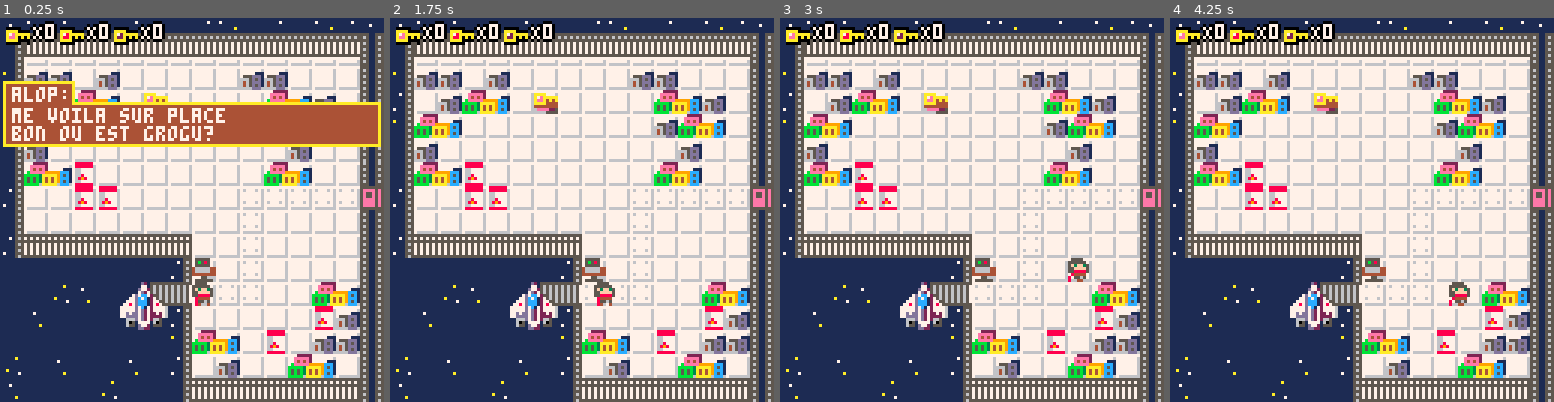
Above: before the commit, frames 1-4 (left to right).
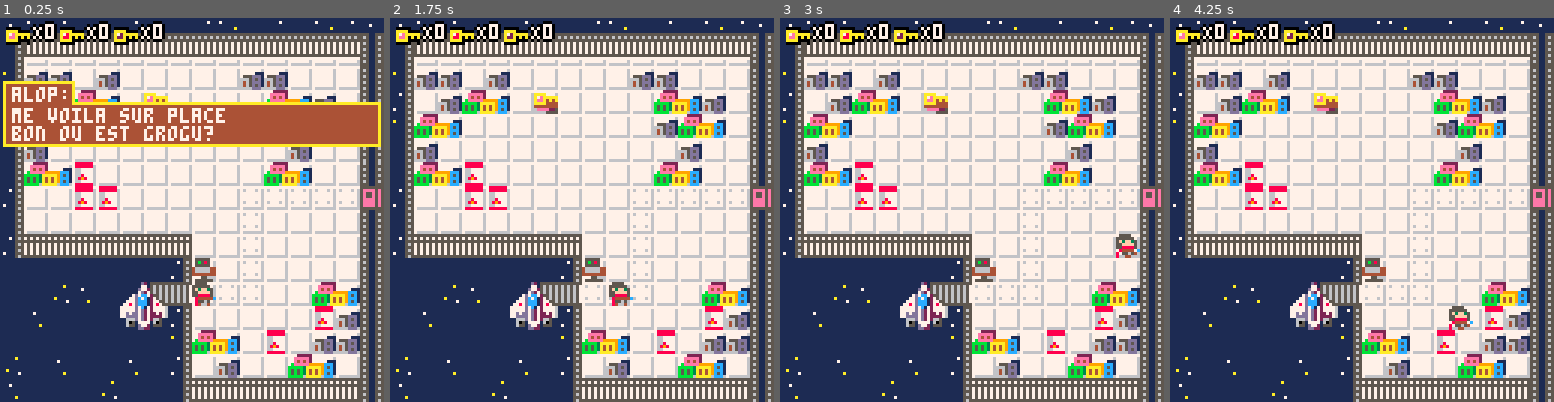
Above: after the commit, the same moments.

Repository: adatechschool/projet-collectif---pico-8-alop-s-crew
Game: PICO-8 cartridge the alop_s adventure.p8
The game is run twice, just before and just after one commit, with the same random seed, the same clock (stepped at 60 frames per second) and the same inputs.
Inputs:
- Up to frame 1 (0.25 s): no input
- Up to frame 2 (1.75 s): tap X (X key) at 0.33, 1.07 s; hold Right from 1.6 s (still down)
- Up to frame 3 (3 s): tap X (X key) at 1.85, 2.97 s; release Right at 2.1 s; hold Up 2.15-2.42 s; hold Right from 2.47 s (still down)
- Up to frame 4 (4.25 s): release Right at 3.03 s; hold Left 3.08-3.58 s; hold Down 3.63-3.97 s; hold Right from 4.02 s (still down); tap X (X key) at 4.08 s

The runs differ from the first frame. In frame 1, less than 0.1% of the frame differs, in the area x 54-57%, y 72-74%; in frame 2, 0.5%; in frame 3, 0.5%, in the area x 75-94%, y 56-69%; in frame 4, 0.5%.

Commit message:
map finish

Diff:
--- a/the alop_s adventure.p8
+++ b/the alop_s adventure.p8
@@ -12,7 +12,7 @@
 	"me voila sur place\nbon ou est grogu?")
 end
 
-function _update()
+function _update60()
 	if not messages[1] then
 		player_movement()
 	end
@@ -384,49 +384,49 @@
 
 
 __gff__
-0000000301010500000101000111000000010101010101010101010101010101004100000100000000000001000000000001010101000100000000000000000101010101010101010101010101010101000000000000000000000000000000000000000000000000000000000000000001010101010109012101000000000000
+0000000301010500000101000111000000010101010101010101010101010101004100000100000000000001000000000001010101000100000000000000000101010101010101010101010101010101000000000000010101000101000101000000000000010101010101010101010001010101010109012101000000000000
 0000000000000000000000000000000000000000000000000000000000000000000000000000000000000000000000000000000000000000000000000000000000000000000000000000000000000000000000000000000000000000000000000000000000000000000000000000000000000000000000000000000000000000
 __map__
 1c12131412131414131214131412130c0c13121412141213141214131214120c0c13121412141213141412141314120c0c1412131214121413141312141214131412141314131213141314131214130c0c12141312141313121413121412130c0c12141312131314121314131214140c1314121314121412131414131214131d
 17020202020202020202020202020209090202020202020202020202020202090902020202020202020202020202020a09020202020202020202020202020202020202020202020202020202020202090a0202020202020202020202020202090902020202020202020202020202020909020202020202020202020202020219
-1536360136010101010136360101010a090101010101010101010101010101090901010101010101010101010101010a09010101010101010101010101010101010101010101010101010101010101090a010101010101010101010101010109090101010101010101010101010101090901010101010101010101010101011a
-1601363334010301010101333436010a090174750174750101313201113101090901010101010101010101010101010a09010101010101010101010101010101010101010101010101010101010101090a010101010101010101010101010109090101010101010101010101010101090901010101010101010101010101011a
-1533340101010101010101363334010a090101010101010101010101010101090901010101010101010101010101010a0a010101010101010101010101010101010101010101010101010101010101090a0101010101010101010101010101090901010101010101010101010101010909010101010101010101010101010118
-1736010101010101010101013601010a090131324011320101113201747501090901010101010101010101010101010a0a010101017801010101010101010101010101010101010101010101010101090a0101010101010101010101780101090901010101010101010101010101010909010101010101010101010101010119
-17333424010101010101013334010109090101010101010176030101010101090901010101010101010101760101010a09010101010101010101010101010101010101010101010101010101010101090a010101010101010101010101010109090101010101010101010101010101090901010101010101010101010101011a
-160101242401010101010707070707060707070707070707070707070707070d0707070707070707070707070742070d0707070707070707070707070707070707070707070707070707070707070721070707070707070707070707074c07210707070707070707070707070707070707070707070707070707070707400119
-1701010101010101010107010101010a090101010101010101010101010101090901010101010101010101010101010a090101010101010101010101010101010101010101010101010101010101010909010101010101010101010101010109090101010101010101010101010101090901010101010101010101010101011a
-161b1b1b1b1b1b1b010107010101010a090132110132320101747501321101090901010101010101010101010101010a0901010101010101010101010101010101010101010101010101010101010109090101010101010101010101010101090901010101010101010101010101010909010101010101010101010101010119
-7171717171717116310107010101010a090101010101014201010101010101090901010101010101010101010101010a0901010101010101010101010101010101010101010101010101010101010109090101010101010101010101010101090901010101010101010101010101010909010101010101010101010101010118
-71717072712a2b35070707010133340a090174750111320101321101747501090901010101010101010101010101010a090101010101010101010101010101010101010101010101010101010101010909010101010101010101010101010109090101010101010101010101010101090901010101010101010101010101011a
-71727171713a3b16010101010124360a090101010101010101010101010101090901010101010101010101010101010a0901010101010101010101010101010101010101010101010101010101010109090101010101010101010101010101090901010101010101010101010101010909010101010101010101010101010118
-7171717171717115333401240136360a090111320174750101323201321101090901010101010101010101010101010a0901010101010101010101010101010101010101010101010101010101010109090101010101010101010101010101090901010101010101010101010101010909010101010101010101010101010118
-7071727171727116013601013334010a090101010101010101010101010101090901010101010101010101010101010a0901010101010101010101010101010101010101010101010101010101010109090101010101010101010101010101090901010101010101010101010101010909010101010101010101010101010119
-72717171707171171b1b1b1b1b1b1b0a0a1b1b1b1b1b1b01011b1b1b1b1b1b09091b1b1b1b1b1b1b1b1b1b1b1b1b1b0a091b1b1b1b1b1b01011b1b1b1b1b1b1b1b1b1b1b1b1b1b01011b1b1b1b1b1b09091b1b1b1b1b1b1b1b1b1b1b1b1b1b09091b1b1b1b1b1b1b1b1b1b1b1b1b1b09091b1b1b1b1b1b1b1b1b1b1b1b1b1b1e
-0000000000000000000000000000000072727272727217010118707070707070000000000000000000000000000000001501010101010101010101010101010909010101010101010101010101010119000000000000000000000000000000007272707070707070707070707070707100000000000000000000000000000000
-000000000000000000000000000000007272161b1b1b1b01011b1b1b1b1b1970000000000000000000000000000000001701010101010101010101010101010909010101010101010101010101010118000000000000000000000000000000007272707070707070707070707070707100000000000000000000000000000000
-000000000000000000000000000000007272170101010101010101010101197300000000000000000000000000000000160101010101010101010101010101090901010101010101010101010101011a000000000000000000000000000000007272707070707070707070707070707100000000000000000000000000000000
-000000000000000000000000000000002e2f1731010101010101010101011972000000000000000000000000000000001501010101010101010101010101010909010101010101010101010101010119000000000000000000000000000000007272727070707070707070707070707200000000000000000000000000000000
-000000000000000000000000000000003e3f3501011b1b1b1b1b1b1b0101197300000000000000000000000000000000150101010101010101010101010101090901010101010101010101010101011900000000000000000000000000000000161b1b1b1b1b1b1b1b1b1b1b1b1b1b1900000000000000000000000000000000
-000000000000000000000000000000002e2f1731011872727272721501011970000000000000000000000000000000001701010101010101010101010101010909010101010101010101010101010118000000000000000000000000000000001701010101010101010101010101011900000000000000000000000000000000
-000000000000000000000000000000003e3f350101187272727272150101197200000000000000000000000000000000160101010101010101010101010101090901010101010101010101010101011a000000000000000000000000000000001501010101010101010101010101011a00000000000000000000000000000000
-000000000000000000000000000000002e2f1531011b1b1b1b1b1b1b01011973000000000000000000000000000000001501010101010101010101010101010909010101010101010101010101010119000000000000000000000000000000001601010101010101010101010101011800000000000000000000000000000000
-000000000000000000000000000000003e3f350101010101010101010101197000000000000000000000000000000000170101010101010101010101010101090901010101010101010101010101011a000000000000000000000000000000001701010101010101010101010101011900000000000000000000000000000000
-00000000000000000000000000000000161b1b01010101010101010101011871000000000000000000000000000000001501010101010101010101010101010909010101010101010101010101010118000000000000000000000000000000001501010101010101010101010101011800000000000000000000000000000000
-0000000000000000000000000000000017013601011b1b1b1b1b1b1b01011872000000000000000000000000000000001601010101010101010101010101010909010101010101010101010101010119000000000000000000000000000000001601010101010101010101010101011a00000000000000000000000000000000
-0000000000000000000000000000000016333401011870707070701601011871000000000000000000000000000000001501010101010101010101010101010909010101010101010101010101010118000000000000000000000000000000001701010101010101010101010101011800000000000000000000000000000000
-0000000000000000000000000000000015360101011b1b1b1b1b1b1b0101187100000000000000000000000000000000170101010101010101010101010101090901010101010101010101010101011a000000000000000000000000000000001601010101010101010101010101011900000000000000000000000000000000
-0000000000000000000000000000000016010101010101010101010101011872000000000000000000000000000000001601010101010101010101010101010909010101010101010101010101010119000000000000000000000000000000001501010101010101010101010101011900000000000000000000000000000000
-000000000000000000000000000000001701010101010101010101010124187100000000000000000000000000000000150101010101010101010101010101090901010101010101010101010101011a000000000000000000000000000000001701010101010101010101010101011800000000000000000000000000000000
-000000000000000000000000000000001f1b1b1b1b1b1b1b1b1b1b1b1b1b1871000000000000000000000000000000001701010101010101010101010101010909010101010101010101010101010118000000000000000000000000000000001f1b1b1b1b1b1b1b1b1b1b1b1b1b1b1e00000000000000000000000000000000
-…(11 lines of a section not shown)…
+1536360136010101010136360101010a090101010101010101010101010101090901010101010101010101010101010a09013334013601363334010101010101010101010101015d5e010101010101090a240101010101010101010101012409090101010101010101010101010101090901010101546464646464550101011a
+1601363334010301010101333436010a090174750174750101313201113101090901010101010101010101010101010a093636010124010136333401010133340101010101016c6d6e010101010101090a010101010101010101010101010109090101015d5e01010101015d5e01010909010101015464645a5b64550101011a
+1533340101010101010101363334010a090101010101010101010101010101090901010101010101010101010101010a0a010101333401013334013601010136010101010154646464550101010101090a0101010101010101010101010101090901016c6d6e010101016c6d6e01010909010101015464696a6b645501010118
+1736010101010101010101013601010a090131320111320101113201747501090901010101010101010101010101010a0a010174750101012401362401013601010101010101015455010101010101090a0101010101010101010101780101090901546464645501015464646455010909010101015464646464645501010119
+17333424010101010101013334010109090101010101010101010101010101090901010101010101010101760101010a09010101010101010101010101013601010101010101015455010101010101090a010101010101010101010101010109090101010101010101010101010101090901010101546464646464550101011a
+160101242401010101010707070707060707070707070707070707070707070d0707070707070707070707070742070d0707070707070707070707070707070707070707070707545507070707070721070707070707070707070707074c07210707070707070707070707070707070707070707070707070707070707400119
+1701010101010101010107010101010a090101010101010101010101010101090901010101010101010101010101010a090101010101010101013334010101010101010101010154550101010101010909010101010101010101010101010109090101010101010101010101010101090901010101010101010101010101011a
+161b1b1b1b1b1b1b010107010101010a090132110132320101747501321101090901010101010101010101010101010a0901333401010101013334010136360101010101010101545501010101010109090101010101010101010101010101090901010101010101010101010101010909010101010101010101010132010119
+7171717171717116310107010101010a090101010101010101010101010101090901010101010101010101010101010a090136240101010101012436010136010101010101010154550101010101010909010101010101010101010101010109090101015d5e01010101015d5e01010909010101010101010101010101010118
+71717072712a2b35070707010133340a090174750111320101321101747501090901010101010101010101010101010a0901333401010101010124333401010101010101010101545501010101010109090101010101010101010101010101090901016c6d6e010101016c6d6e0101090a1b1b1b1b1b1b1b1b1b1b1b1b1b1b1e
+71727171713a3b16010101010124360a090101010101010101010101010101090901010101010101010101010101010a0901333424010101010101013334010101010101010101545501010101010109090101010101010101010101010101090901546464645501015464646455011a71707171717172717171707171717171
+7171717171717115333401240136360a090111320174750101323201321101090901010101010101010101010101010a0901013636010101013334010101010101010101010101545501010101010109090101010101010101010101010101090901010101010101010101010101011a71717172717171717171717271717271
+7071727171727116013601013334010a090101010101010101010101010101090901010101010101010101010101010a0901010101010101010136010136360101010101010101545501010101010109092401010101010101010101010124090901010101010101010101010101011a72717171717170717271717170727171
+72717171707171171b1b1b1b1b1b1b0a0a1b1b1b1b1b1b01011b1b1b1b1b1b09091b1b1b1b1b1b1b1b1b1b1b1b1b1b0a091b1b1b1b1b1b07071b1b1b1b1b1b1b1b1b1b1b1b1b1b54551b1b1b1b1b1b09091b1b1b1b1b1b1b1b1b1b1b1b1b1b09091b1b1b1b1b1b1b1b1b1b1b1b1b1b1a71717071717171717171717171717171
+0000000000000000000000000000000071707172717217010118707170727171000000000000000000000000000000001501015758561b07071b1b1b1b1b1b0909010101010101545501010101010119000000000000000000000000000000007271717072717170717171727170727100000000000000000000000000000000
+000000000000000000000000000000007272161b1b1b1b01011b1b1b1b1b1970000000000000000000000000000000001757586768560107070101010101010909010101010101545501010101010118000000000000000000000000000000007172717171717171717072717171717100000000000000000000000000000000
+000000000000000000000000000000007071170101010101010101010101197300000000000000000000000000000000166768656656010707010132747501090901010101010154550101010101011a000000000000000000000000000000007271717171707172717171717171717100000000000000000000000000000000
+000000000000000000000000000000002e2f1731010101010101010101011972000000000000000000000000000000001566656665560107070101010101010909010101010101545501010101010119000000000000000000000000000000007271717072717171727071707270727100000000000000000000000000000000
+000000000000000000000000000000003e3f3501011b1b1b1b1b1b1b0101197300000000000000000000000000000000156601575856010707010131747501090901010176010154550101760101011900000000000000000000000000000000161b1b1b1b1b1b1b1b1b1b1b1b1b1b1900000000000000000000000000000000
+000000000000000000000000000000002e2f1731011871707271711501011970000000000000000000000000000000001701016768560107070101010101010909010101010101545501010101010118000000000000000000000000000000001701010101010101010101010101011900000000000000000000000000000000
+000000000000000000000000000000003e3f350101197271717270170101197200000000000000000000000000000000167801010106070707010132313201090901010176010154550101760101011a000000000000000000000000000000001501010101010101010101010101011a00000000000000000000000000000000
+000000000000000000000000000000002e2f1531011b1b1b1b1b1b1b01011973000000000000000000000000000000001501010101560107070101010101010909010101010101545501010101010119000000000000000000000000000000001601010101010101010101010101011800000000000000000000000000000000
+000000000000000000000000000000003e3f3501010101010101010101011a7000000000000000000000000000000000176501010156010707010131747501090901010176010154550101760101011a000000000000000000000000000000001701010101010101010101010101011900000000000000000000000000000000
+00000000000000000000000000000000161b1b01010101010101010101011971000000000000000000000000000000001566015758560107070101010101010909010101010101545501010101010118000000000000000000000000000000001501010101010101010101010101011800000000000000000000000000000000
+0000000000000000000000000000000017013601011b1b1b1b1b1b1b01011a72000000000000000000000000000000001665016768560107070101323231010909010101760101545501017601010119000000000000000000000000000000001601010101010101010101010101011a00000000000000000000000000000000
+0000000000000000000000000000000016333401011871717071721601011971000000000000000000000000000000001566010165560107070101010101010909010101010101545501010101010118000000000000000000000000000000001701010101010101010101010101011800000000000000000000000000000000
+0000000000000000000000000000000015360101011b1b1b1b1b1b1b0101187100000000000000000000000000000000175758656556010707010132313201090901010101010154550101010101011a000000000000000000000000000000001601010101010101010101010101011900000000000000000000000000000000
+0000000000000000000000000000000016017601010101010101010101011a70000000000000000000000000000000001667686601560107070101010101010909010101010101545501010101010119000000000000000000000000000000001501010101010101010101010101011900000000000000000000000000000000
+000000000000000000000000000000001701010101010101010101010124187100000000000000000000000000000000151b1b1b1b1b010707011b1b1b1b1b09091b1b1b1b1b1b07071b1b1b1b1b1b1a000000000000000000000000000000001701010101010101010101010101011800000000000000000000000000000000
+000000000000000000000000000000001f1b1b1b1b1b1b1b1b1b1b1b1b1b187100000000000000000000000000000000717270272815310707011a7072717272151b1b1b1b1b1b07071b197170717171000000000000000000000000000000001f1b1b1b1b1b1b1b1b1b1b1b1b1b1b1e00000000000000000000000000000000
+…(11 lines of a section not shown)…
Not shown, changed: 56 lines of the sprite sheet (__gfx__) section of the alop_s adventure.p8
